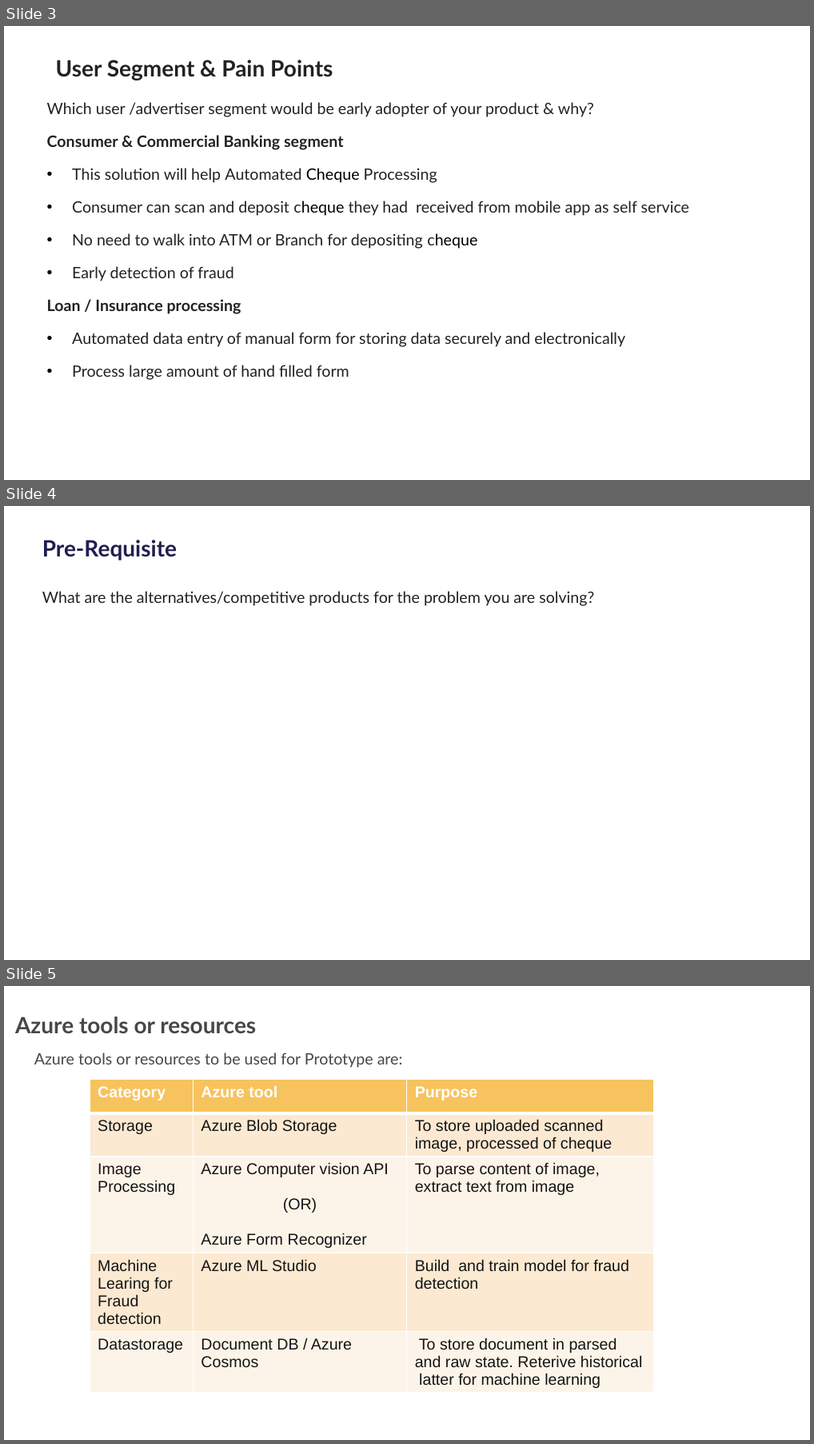
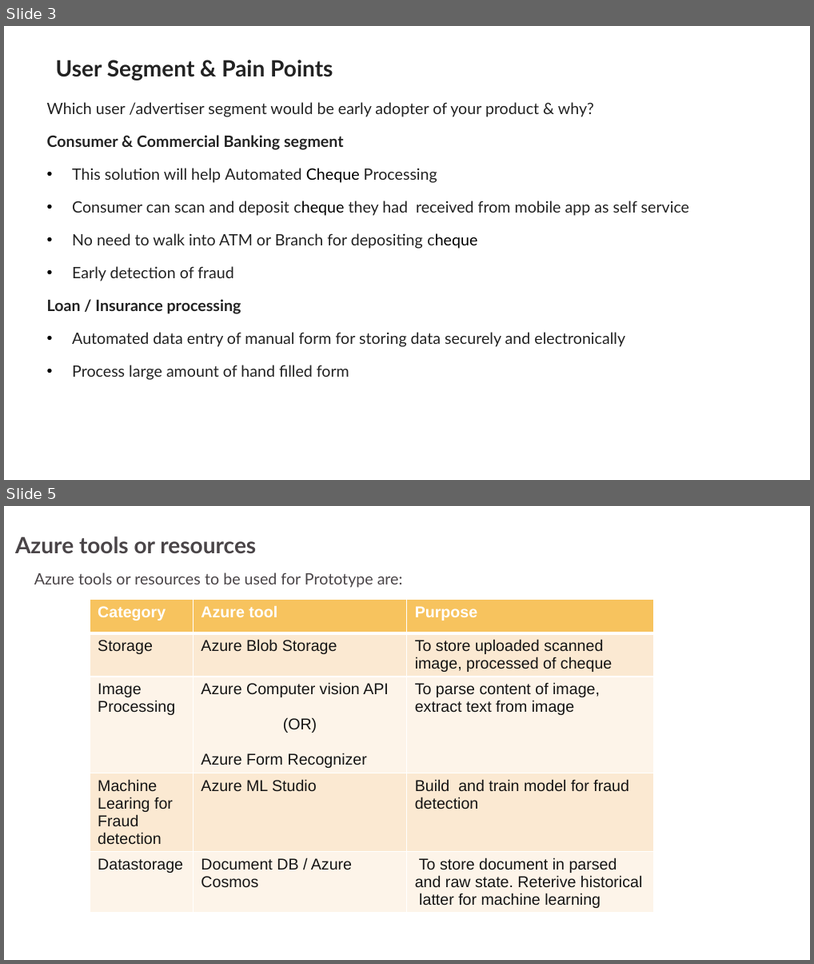
Before and after one commit to siva-tcs/TG-Auto-check, a slide deck: bob_automatedcheck_3GuysFromEdinburgh.pptx. Shown one above the other, each under a label of ours: slides 3, 4 and 5 before the commit, slides 3 and 5 after it; the slides between them are not shown. The pictures are 814x1444 and 814x964 pixels, drawn with LibreOffice and Linux fonts; fonts in the diff are those of the drawing; background and template pictures are left out. Boxes give left, top, right and bottom in pixels: in the first picture for what was removed or moved away, otherwise in the second. Text is boxed around its words. In the diff, an @@ line names an element or a change of style, - is before the commit and + after.

Commit message:
updated with competetive product

```diff
--- a/bob_automatedcheck_3GuysFromEdinburgh.pptx
+++ b/bob_automatedcheck_3GuysFromEdinburgh.pptx
@@ slide 4 removed at (4, 506, 810, 960), background #FFFFFF; not listed: 2 template elements that a slide beside it also shows @@
@@ title removed at (42, 540, 177, 560) @@
-Pre-Requisite
@@ text removed at (42, 591, 594, 606) @@
-What are the alternatives/competitive products for the problem you are solving?
```
Also in this commit, not shown: 1 slide changed, 1 slide added.
